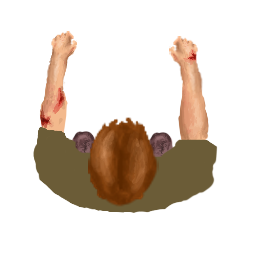
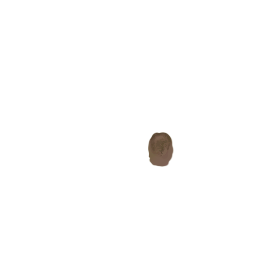
Layer changes from the first 256 x 256 image to the second:
hid "kopf", painted on it over [33,64,218,213]
hid "kleidung", painted on it over [33,31,218,213]
removed layer "unterarm rechts" over [33,31,218,192]
painted on "schuh rechts" over [33,31,218,213]
hid "schuh links", painted on it over [33,64,192,213]
removed layer "unterarm links" over [39,31,128,128]
removed layer "oberarm rechts" over [33,64,218,192]
removed layer "oberarm links" over [33,64,218,213]
